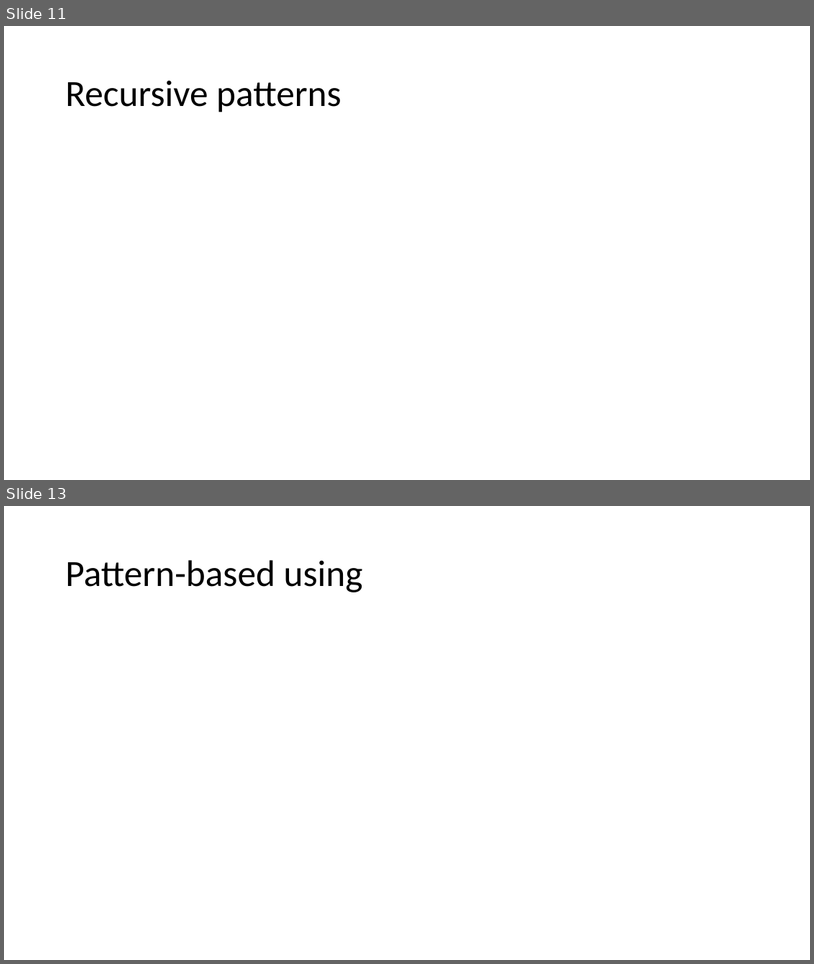
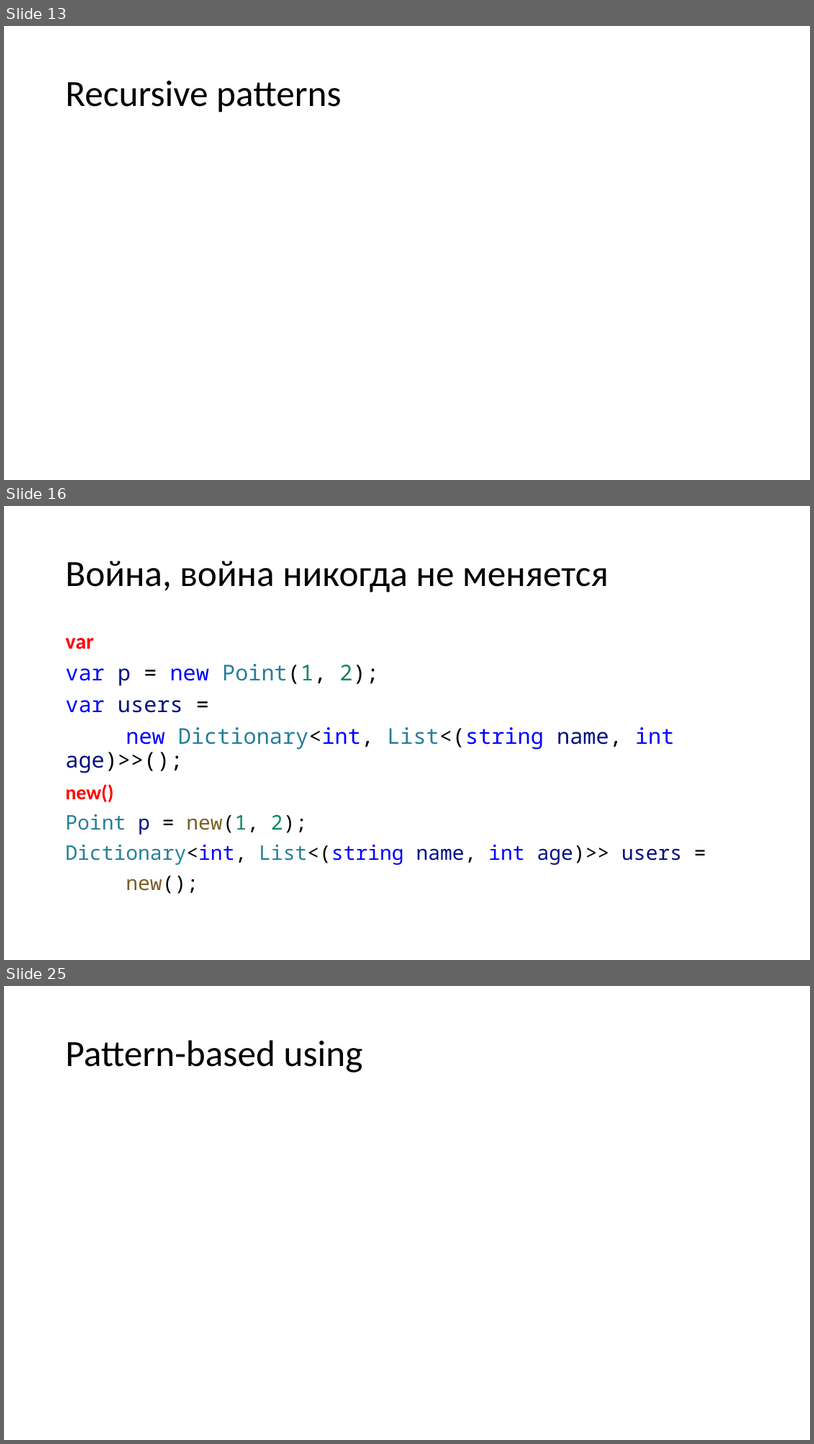
Before and after one commit to kugushev/presentations, a slide deck: Presentation.pptx. Shown one above the other, each under a label of ours: slides 11 and 13 before the commit, slides 13, 16 and 25 after it; the slides between them are not shown. The pictures are 814x964 and 814x1444 pixels, drawn with LibreOffice and Linux fonts; fonts in the diff are those of the drawing. Boxes give left, top, right and bottom in pixels: in the first picture for what was removed or moved away, otherwise in the second. Text is boxed around its words. In the diff, an @@ line names an element or a change of style, - is before the commit and + after.

```diff
--- a/Presentation.pptx
+++ b/Presentation.pptx
@@ slide 16 added at (x1=4, y1=506, x2=810, y2=960), background #FFFFFF @@
@@ title added at (x1=65, y1=561, x2=609, y2=592), 44 pt, text #000000 @@
+Война, война никогда не меняется
@@ text added at (x1=65, y1=638, x2=674, y2=773), 25.9 pt, text #0000FF @@
+var
+var p = new Point(1, 2);
+var users =
+new Dictionary<int, List<(string name, int age)>>();
@@ text added at (x1=65, y1=784, x2=682, y2=893), 24 pt, text #267F99 @@
+new()
+Point p = new(1, 2);
+Dictionary<int, List<(string name, int age)>> users =
+new();
@@ what was slide 11 is now slide 13 @@
@@ what was slide 13 is now slide 25 @@
```
Also in this commit, not shown: 1 slide changed, 11 other slides added, 2 other files.
